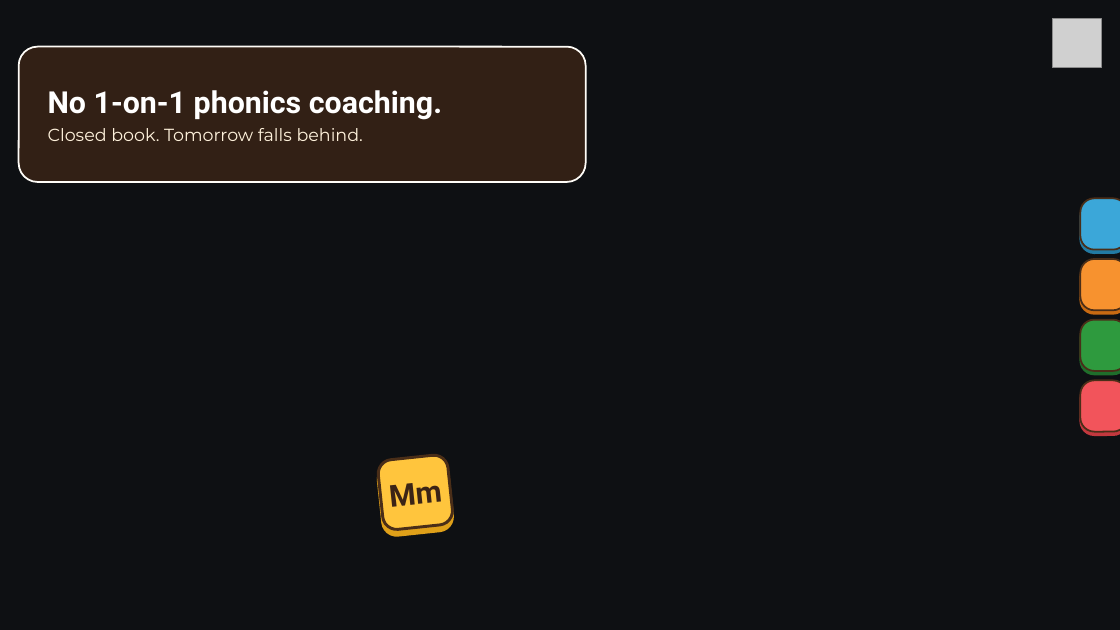
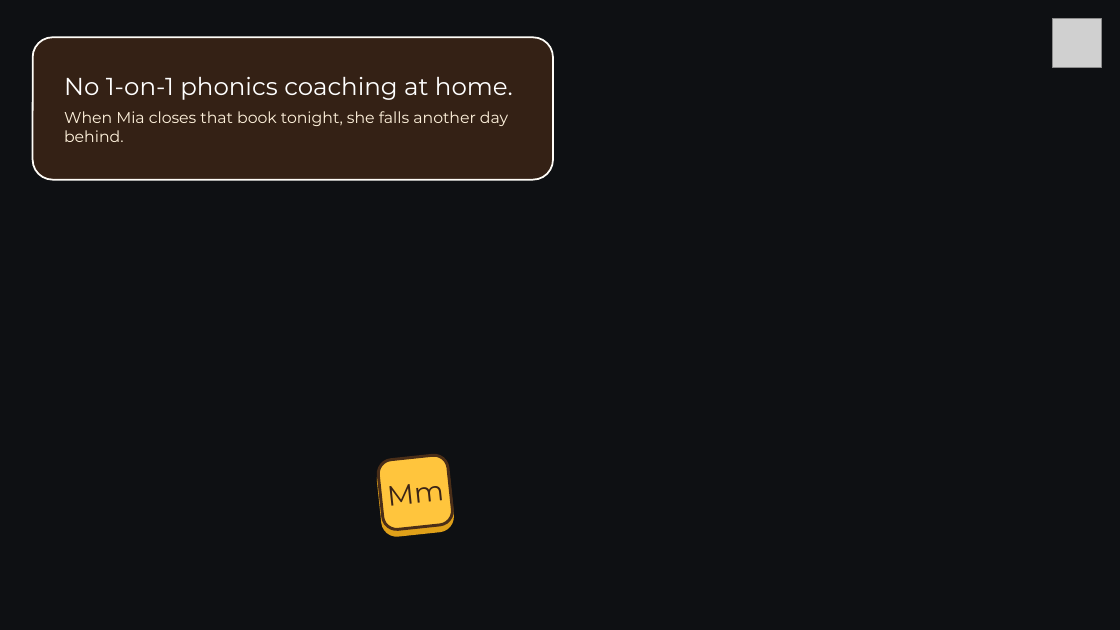
Before and after one commit to zendrix-hub/playIt, a slide deck: slide 2 of docs/tekcon-2026/04_PitchPerfect_2026/G56_PlayIT_PitchPerfect_2026_Deck.pptx. Drawn at 1120x630 pixels with LibreOffice and Linux fonts; fonts in the diff are those of the drawing; grey boxes stand for pictures; background and template pictures are left out. Boxes give left, top, right and bottom in pixels: in the first picture for what was removed or moved away, otherwise in the second. Text is boxed around its words. In the diff, an @@ line names an element or a change of style, - is before the commit and + after.

```diff
--- a/docs/tekcon-2026/04_PitchPerfect_2026/G56_PlayIT_PitchPerfect_2026_Deck.pptx
+++ b/docs/tekcon-2026/04_PitchPerfect_2026/G56_PlayIT_PitchPerfect_2026_Deck.pptx
@@ rounded rectangle "No 1-on-1 phonics coaching at ...": place and size @@
-rounded rectangle "No 1-on-1 phonics coaching at ..." at [18, 47, 586, 182]
+rounded rectangle "No 1-on-1 phonics coaching at ..." at [33, 37, 553, 179]
@@ rounded rectangle "No 1-on-1 phonics coaching at ..." at [33, 37, 553, 179]: fill #3B2416 at 82% opacity to #3B2416 at 86% opacity @@
@@ text in rounded rectangle at [64, 76, 513, 142]: text changed; size 15 to 13.5 pt @@
-No 1-on-1 phonics coaching.
-Closed book. Tomorrow falls behind.
+No 1-on-1 phonics coaching at home.
+When Mia closes that book tonight, she falls another day behind.
@@ rounded rectangle removed at [1081, 198, 1120, 250] @@
@@ rounded rectangle removed at [1081, 259, 1120, 310] @@
@@ rounded rectangle removed at [1081, 320, 1120, 371] @@
@@ rounded rectangle removed at [1081, 381, 1120, 432] @@
@@ rounded rectangle "Mm" at [377, 454, 454, 530]: size 26 to 24 pt, font Roboto to Montserrat, bold off @@
```
Also in this commit, not shown: 17 other slides changed, 20 other files.
